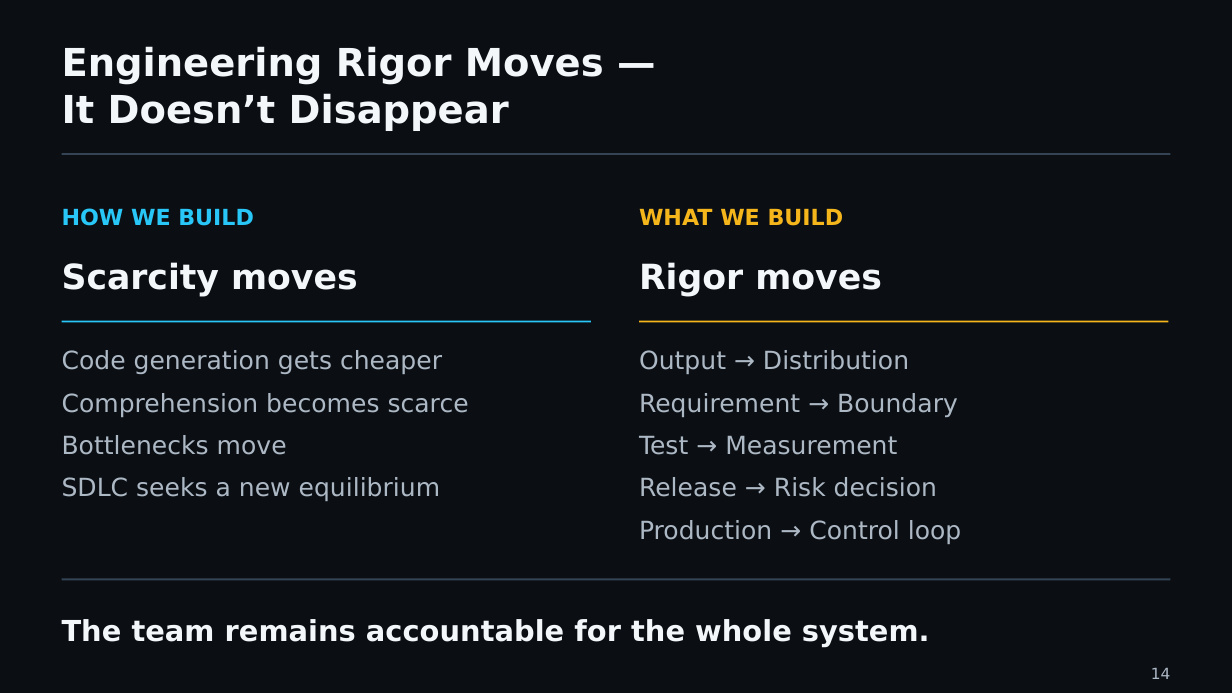
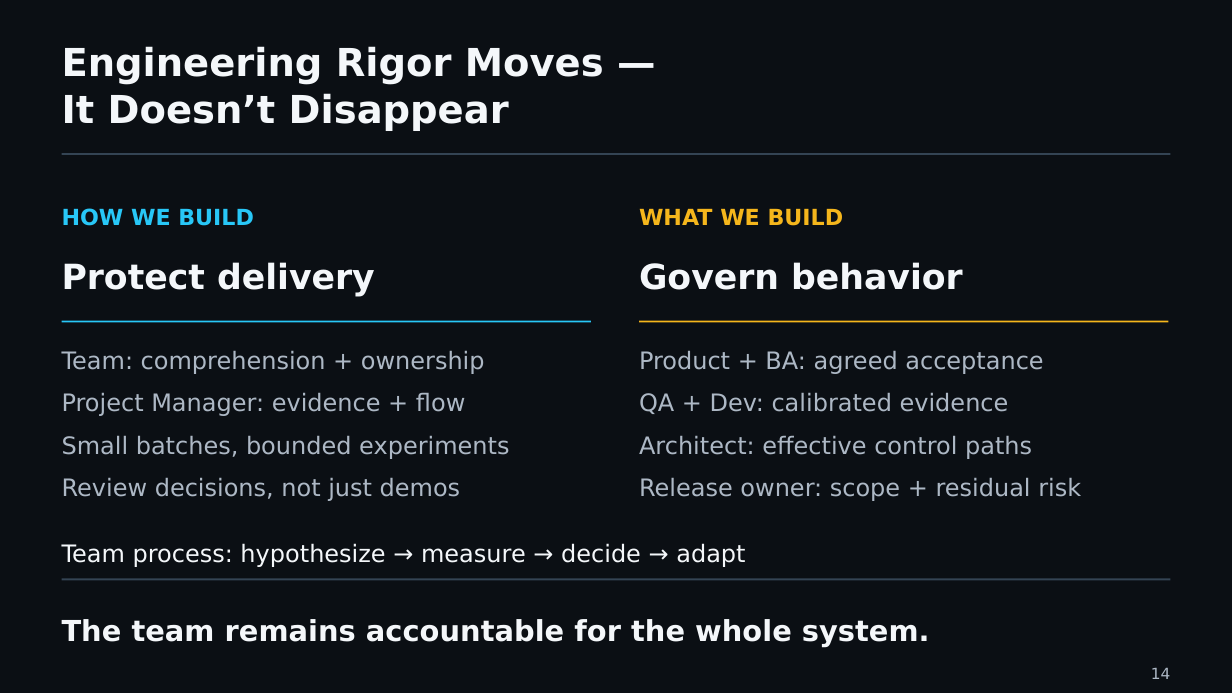
Before and after one commit to UncertaintyArchitectureGroup/uncertainty-architecture, a slide deck: slide 14 of assets/presentations/pmday-2026/ai-changes-both-sides.pptx. Drawn at 1232x693 pixels with LibreOffice and Linux fonts; fonts in the diff are those of the drawing. Boxes give left, top, right and bottom in pixels: in the first picture for what was removed or moved away, otherwise in the second. Text is boxed around its words. In the diff, an @@ line names an element or a change of style, - is before the commit and + after.

```diff
--- a/assets/presentations/pmday-2026/ai-changes-both-sides.pptx
+++ b/assets/presentations/pmday-2026/ai-changes-both-sides.pptx
@@ text at [62,262,375,296]: text changed @@
-Scarcity moves
+Protect delivery
@@ text at [639,262,963,290]: text changed @@
-Rigor moves
+Govern behavior
@@ text at [62,350,485,374]: text changed; size 19.5 to 18.8 pt @@
-Code generation gets cheaper
+Team: comprehension + ownership
@@ text at [639,350,1043,374]: text changed; size 19.5 to 18.8 pt @@
-Output → Distribution
+Product + BA: agreed acceptance
@@ text at [62,392,465,416]: text changed; size 19.5 to 18.8 pt @@
-Comprehension becomes scarce
+Project Manager: evidence + flow
@@ text at [639,392,1009,414]: text changed; size 19.5 to 18.8 pt @@
-Requirement → Boundary
+QA + Dev: calibrated evidence
@@ text at [62,435,509,459]: text changed; size 19.5 to 18.8 pt @@
-Bottlenecks move
+Small batches, bounded experiments
@@ text at [639,435,1032,459]: text changed; size 19.5 to 18.8 pt @@
-Test → Measurement
+Architect: effective control paths
@@ text at [62,477,461,501]: text changed; size 19.5 to 18.8 pt @@
-SDLC seeks a new equilibrium
+Review decisions, not just demos
@@ text at [639,477,1081,501]: text changed; size 19.5 to 18.8 pt @@
-Release → Risk decision
+Release owner: scope + residual risk
@@ text removed at [639,520,961,544] @@
-Production → Control loop
@@ text added at [62,543,745,567], 18.8 pt, text #F4F7FA @@
+Team process: hypothesize → measure → decide → adapt
```
Also in this commit, not shown: 1 other slide changed, 5 slides added, 5 slides removed, 13 other files.
